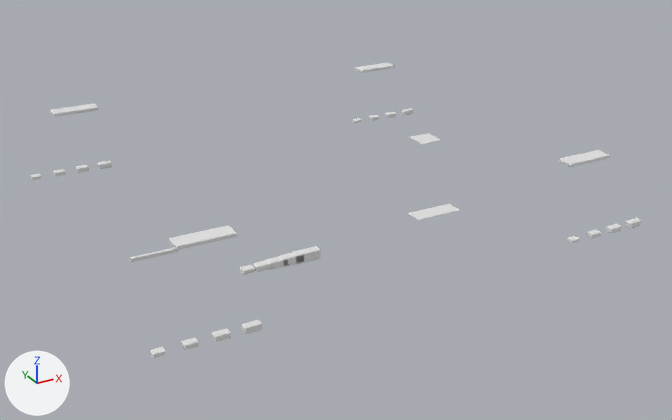
The glTF model public/assets/layouts/D-RES.w5.glb as it was, and as the next commit left it.
Rendered twice from a camera (50 mm lens) standing at (-28.6, -58.7, 26.2) and looking at (1.4, -4.2, -1.1). Arrows for +X, +Y and +Z are at lower left; the lights stay in place. The older version comes first.

The scene before the commit, as lines of its bpy script (objects in view):
```python
mat_pal_blood = principled_material('pal_blood')
mat_pal_blood.base_color = (0.8, 0.8, 0.8)  # white #e7e7e7
mat_pal_brick = principled_material('pal_brick')
mat_pal_brick.base_color = (0.8, 0.8, 0.8)  # white #e7e7e7
mat_pal_uidark = principled_material('pal_uiDark')
mat_pal_uidark.base_color = (0.8, 0.8, 0.8)  # white #e7e7e7
mat_pal_woodwarm = principled_material('pal_woodWarm')
mat_pal_woodwarm.base_color = (0.8, 0.8, 0.8)  # white #e7e7e7
me_cube_094 = bpy.data.meshes.new('Cube.094')
me_cube_094.from_pydata(...)  # 240 vertices, 440 faces; spans x -5.2..26.4, y -2.6..26.6, z -0.3..3.9
me_cube_094.materials.append(mat_pal_uidark)  # white #e7e7e7
me_cube_099 = bpy.data.meshes.new('Cube.099')
me_cube_099.from_pydata(...)  # 24 vertices, 44 faces; spans x -1.75..1.75, y -0.65..0.65, z -0.01..0.01
me_cube_099.materials.append(mat_pal_blood)  # white #e7e7e7
me_cube_101 = bpy.data.meshes.new('Cube.101')
me_cube_101.from_pydata(...)  # 24 vertices, 44 faces; spans x -1.5..1.5, y -0.1..0.1, z -0.12..0.12
me_cube_101.materials.append(mat_pal_woodwarm)  # white #e7e7e7
me_cube_104 = bpy.data.meshes.new('Cube.104')
me_cube_104.from_pydata(...)  # 384 vertices, 704 faces; spans x -0.3..33.8, y -28.2..0.2, z -0.2..0.2
me_cube_104.materials.append(mat_pal_brick)  # white #e7e7e7
ob_pal_blood_003 = bpy.data.objects.new('pal_blood.003', me_cube_099)
ob_pal_blood_003.location = (6.0, -10.0, 0.08)
ob_pal_brick_003 = bpy.data.objects.new('pal_brick.003', me_cube_104)
ob_pal_brick_003.location = (-16.8, 9.7, 0.2)
ob_pal_uidark_002 = bpy.data.objects.new('pal_uiDark.002', me_cube_094)
ob_pal_uidark_002.location = (-9.0, -12.0, 0.2)
ob_pal_woodwarm_003 = bpy.data.objects.new('pal_woodWarm.003', me_cube_101)
ob_pal_woodwarm_003.location = (-14.0, -9.9, 1.5)
```
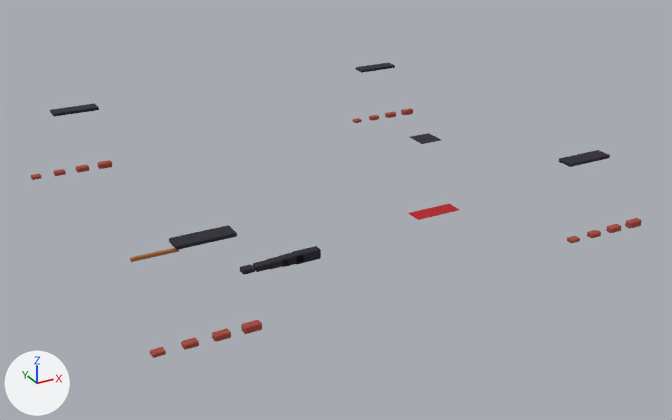
Boxes [x1, y1, x2, y2] around the edits, measured in the pictures (672 x 420 px):
'pal_uiDark.002', recoloured
    both: [50, 63, 610, 275]
'pal_brick.003', recoloured
    both: [31, 108, 642, 358]
'pal_blood.003', recoloured (white to red)
    both: [408, 204, 459, 220]
'pal_woodWarm.003', recoloured (white to brown)
    both: [130, 248, 179, 262]

Diff of the bpy script that builds the scene:
```diff
--- a/public/assets/layouts/D-RES.w5.glb.py
+++ b/public/assets/layouts/D-RES.w5.glb.py
@@ mat_pal_blood @@
 mat_pal_blood = principled_material('pal_blood')
-mat_pal_blood.base_color = (0.8, 0.8, 0.8)  # white #e7e7e7
+mat_pal_blood.base_color = (0.451, 0.00605, 0.0137)  # red #b3121f
@@ mat_pal_brick @@
 mat_pal_brick = principled_material('pal_brick')
-mat_pal_brick.base_color = (0.8, 0.8, 0.8)  # white #e7e7e7
+mat_pal_brick.base_color = (0.392, 0.0648, 0.0423)  # red #a8483a
@@ mat_pal_uidark @@
 mat_pal_uidark = principled_material('pal_uiDark')
-mat_pal_uidark.base_color = (0.8, 0.8, 0.8)  # white #e7e7e7
+mat_pal_uidark.base_color = (0.0185, 0.016, 0.0252)  # black #25222c
@@ mat_pal_woodwarm @@
 mat_pal_woodwarm = principled_material('pal_woodWarm')
-mat_pal_woodwarm.base_color = (0.8, 0.8, 0.8)  # white #e7e7e7
+mat_pal_woodwarm.base_color = (0.434, 0.162, 0.0497)  # brown #b0703f
```
